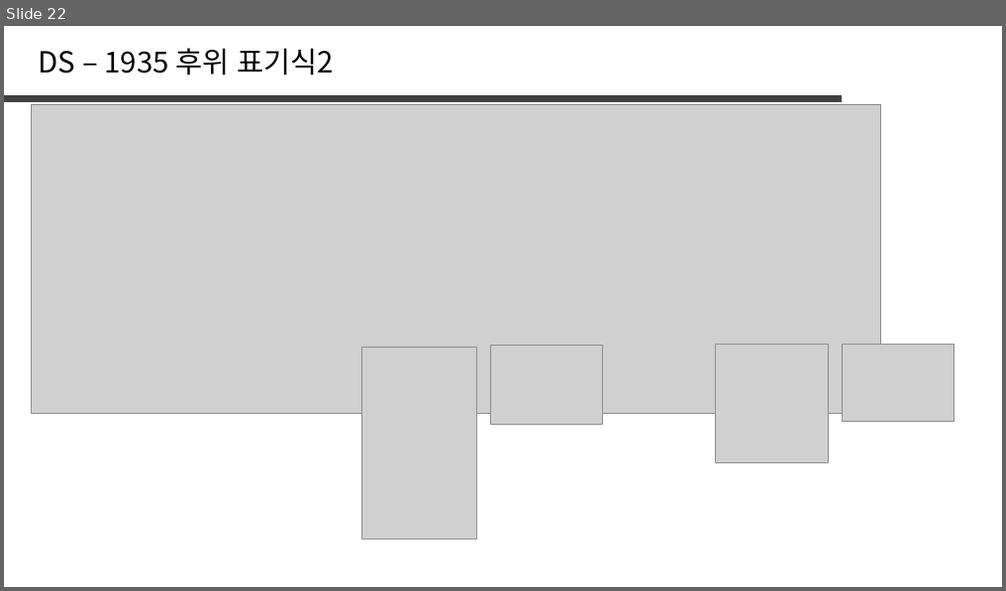
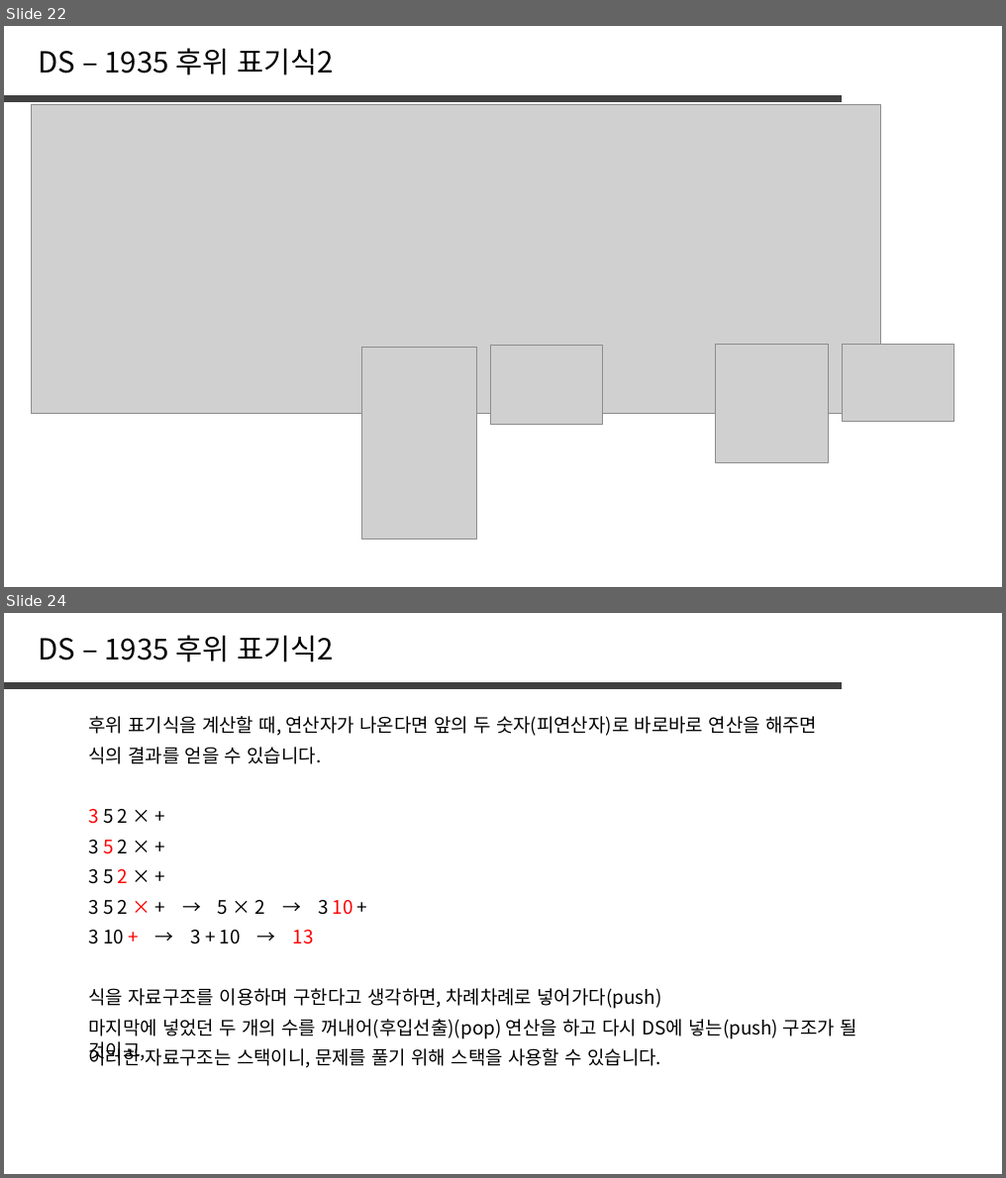
Before and after one commit to jaehoo1/PS-study, a slide deck: study/7_Stack, Queue, List.pptx. Shown one above the other, each under a label of ours: slide 22 before the commit, slides 22 and 24 after it; the slides between them are not shown. The pictures are 1006x591 and 1006x1178 pixels, drawn with LibreOffice and Linux fonts; fonts in the diff are those of the drawing; grey boxes stand for pictures. Boxes give left, top, right and bottom in pixels: in the first picture for what was removed or moved away, otherwise in the second. Text is boxed around its words. In the diff, an @@ line names an element or a change of style, - is before the commit and + after.

```diff
--- a/study/7_Stack, Queue, List.pptx
+++ b/study/7_Stack, Queue, List.pptx
@@ slide 24 added at bbox=[4, 613, 1002, 1174], background #FFFFFF @@
@@ text added at bbox=[39, 635, 333, 663], 28 pt, text #000000 @@
+DS – 1935 후위 표기식2
@@ line added from (4, 685) to (843, 685), #404040 6 pt @@
@@ text added at bbox=[88, 716, 817, 736], 18 pt, text #000000 @@
+후위 표기식을 계산할 때, 연산자가 나온다면 앞의 두 숫자(피연산자)로 바로바로 연산을 해주면
@@ text added at bbox=[88, 747, 322, 764], 18 pt, text #000000 @@
+식의 결과를 얻을 수 있습니다.
@@ text added at bbox=[88, 809, 128, 824], 18 pt, text #000000 @@
+3 5 2 × +
@@ text added at bbox=[88, 840, 128, 855], 18 pt, text #000000 @@
+3 5 2 × +
@@ text added at bbox=[88, 869, 128, 884], 18 pt, text #000000 @@
+3 5 2 × +
@@ text added at bbox=[88, 900, 353, 915], 18 pt, text #000000 @@
+3 5 2 × + → 5 × 2 → 3 10 +
@@ text added at bbox=[88, 930, 314, 945], 18 pt, text #000000 @@
+3 10 + → 3 + 10 → 13
@@ text added at bbox=[88, 988, 662, 1009], 18 pt, text #000000 @@
+식을 자료구조를 이용하며 구한다고 생각하면, 차례차례로 넣어가다(push)
@@ text added at bbox=[88, 1019, 856, 1040], 18 pt, text #000000 @@
+마지막에 넣었던 두 개의 수를 꺼내어(후입선출)(pop) 연산을 하고 다시 DS에 넣는(push) 구조가 될 것이고,
@@ text added at bbox=[88, 1046, 661, 1068], 18 pt, text #000000 @@
+이러한 자료구조는 스택이니, 문제를 풀기 위해 스택을 사용할 수 있습니다.
```
Also in this commit, not shown: 1 slide changed.
